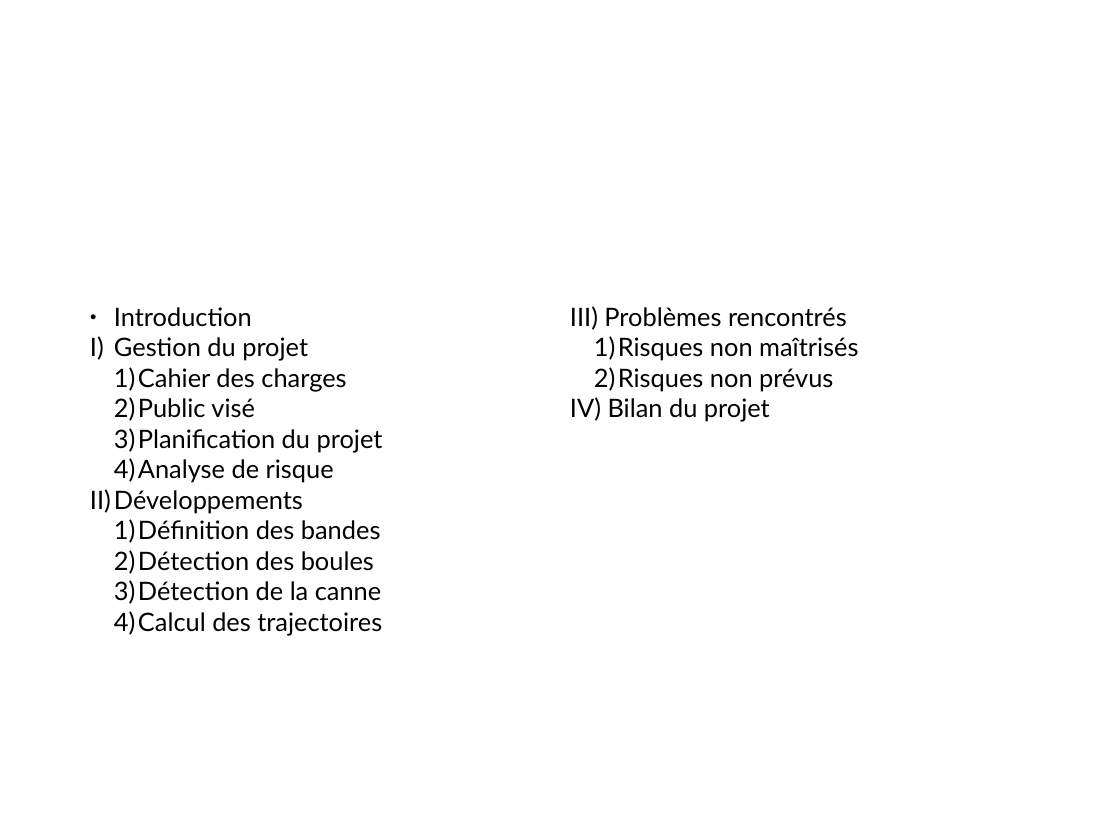
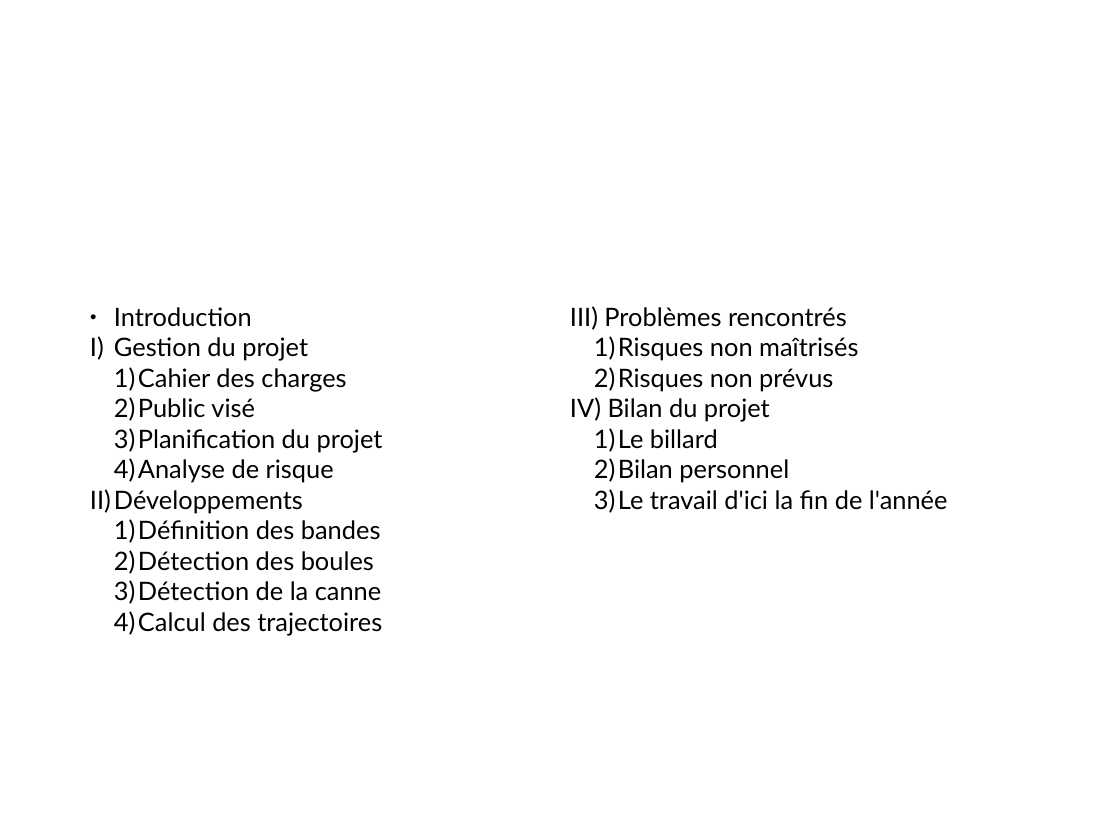
Before and after one commit to Bugro/CUBI, a slide deck: slide 2 of Com/SoutenanceFinale/Soutenance Finale.odp. Drawn at 1120x840 pixels with LibreOffice and Linux fonts; fonts in the diff are those of the drawing; background and template pictures are left out. Boxes give left, top, right and bottom in pixels: in the first picture for what was removed or moved away, otherwise in the second. Text is boxed around its words. In the diff, an @@ line names an element or a change of style, - is before the commit and + after.

Commit message:
MàJ Présentation

```diff
--- a/Com/SoutenanceFinale/Soutenance Finale.odp
+++ b/Com/SoutenanceFinale/Soutenance Finale.odp
@@ text at (594, 428, 948, 513): paragraphs added @@
+  1) Le billard
+  2) Bilan personnel
+  3) Le travail d'ici la fin de l'année
```
Also in this commit, not shown: 16 other slides changed, 1 slide added.
